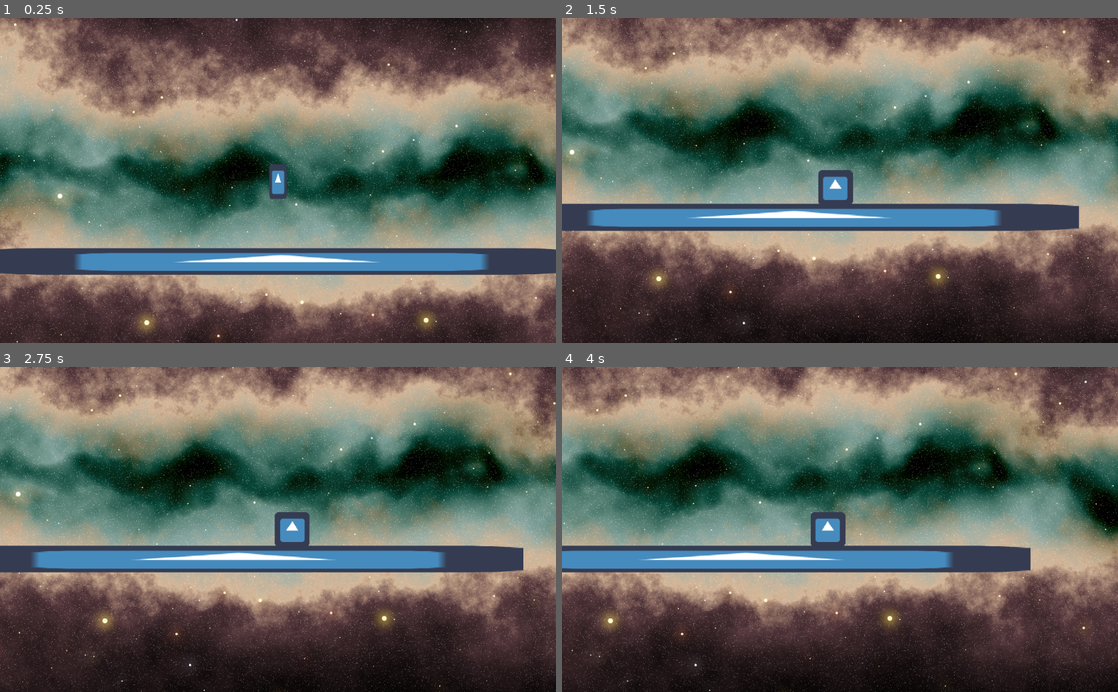
Above: before the commit, frames 1-4 (two rows, left to right).
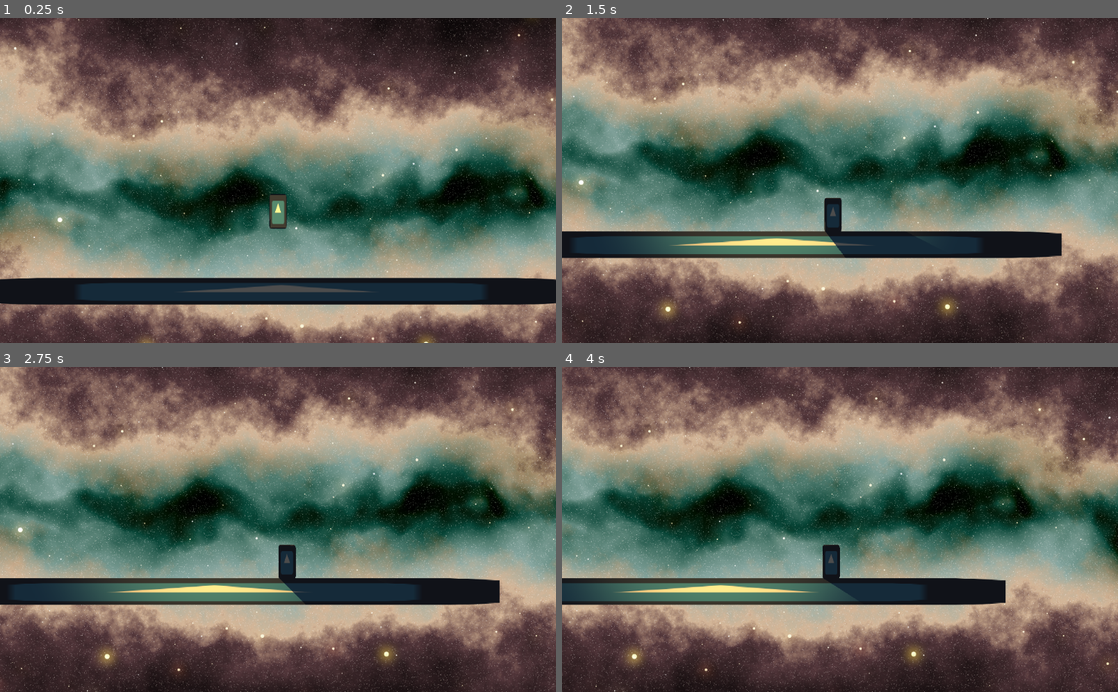
Above: after the commit, the same moments.

Repository: florian-rieder/ItsYourTurnToHide
Game: Godot game, scene res://village_day.tscn
Two runs of this game, one before a commit and one after it. Both use one fixed random seed, a clock stepped at 60 frames per second and the inputs below. The engine's default icon, where the game draws it, is replaced by a stand-in: a white triangle on a blue panel in a dark square.
Inputs:
- Up to frame 1 (0.25 s): no input
- Up to frame 2 (1.5 s): hold D (right) 0.53-1.28 s; tap E (interact) at 0.6, 1.35 s; hold A (left) from 1.28 s (still down)
- Up to frame 3 (2.75 s): release A (left) at 2.03 s; hold D (right) from 2.03 s (still down); tap E (interact) at 2.1 s
- Up to frame 4 (4 s): tap E (interact) at 2.85, 3.6 s; release D (right) at 3.53 s; hold A (left) from 3.53 s (still down)

The runs differ from the first frame. In frame 1, 80% of the frame differs, in the area x 0-100%, y 0-100%; in frame 2, 84%; in frame 3, 87%; in frame 4, 87%.

Commit message:
added basic light

Diff:
--- a/Player.gd
+++ b/Player.gd
@@ -32,7 +32,7 @@
 	# When the character’s direction changes, we want to to scale the Sprite accordingly to flip it.
 	# This will make Robi face left or right depending on the direction you move.
 	if direction.x != 0:
-		sprite.scale.x = 1 if direction.x > 0 else -1
+		scale.x = 1 if direction.x > 0 else -1
 
 func _process(delta):
 	if Input.is_action_just_pressed("interact") and _canInteract:
--- a/Player.tscn
+++ b/Player.tscn
@@ -7,6 +7,9 @@
 [sub_resource type="CapsuleShape2D" id=1]
 radius = 16.0
 height = 29.0
+
+[sub_resource type="OccluderPolygon2D" id=2]
+polygon = PoolVector2Array( -15.4404, -30.4082, 15.2523, -30.8287, 15.2523, 29.2954, -14.179, 30.1363 )
 
 [node name="Player" type="KinematicBody2D"]
 script = ExtResource( 2 )
@@ -26,6 +29,11 @@
 [node name="Camera2D" type="Camera2D" parent="."]
 current = true
 smoothing_enabled = true
+smoothing_speed = 10.0
+offset_v = -1.0
 script = ExtResource( 3 )
+
+[node name="LightOccluder2D" type="LightOccluder2D" parent="."]
+occluder = SubResource( 2 )
 [connection signal="canInteract" from="." to="." method="_on_Player_canInteract"]
 [connection signal="resetInteract" from="." to="." method="_on_Player_resetInteract"]
--- a/parallax_background.gd
+++ b/parallax_background.gd
@@ -6,6 +6,7 @@
 
 func _ready():
 	$ParallaxLayer.motion_mirroring = _background.texture.get_size()#.rotated(_background.global_rotation)
+	$ParallaxLayer.motion_scale = Vector2(0.6, 0.8)
 
 func _process(_delta):
 	var scroll = Vector2(0,3) #Some default scrolling so there's always movement.
--- a/village_day.tscn
+++ b/village_day.tscn
@@ -1,9 +1,10 @@
-[gd_scene load_steps=7 format=2]
+[gd_scene load_steps=8 format=2]
 
 [ext_resource path="res://parallax_background.gd" type="Script" id=1]
 [ext_resource path="res://assets/background1.png" type="Texture" id=2]
 [ext_resource path="res://Player.tscn" type="PackedScene" id=3]
 [ext_resource path="res://icon.png" type="Texture" id=4]
+[ext_resource path="res://assets/light.png" type="Texture" id=5]
 
 [sub_resource type="TileSet" id=2]
 
@@ -27,6 +28,7 @@
 texture = ExtResource( 2 )
 
 [node name="Player" parent="." instance=ExtResource( 3 )]
+speed = Vector2( 200, 350 )
 
 [node name="Sprite" type="Sprite" parent="."]
 position = Vector2( -2.00208, 150.169 )
@@ -38,3 +40,11 @@
 [node name="CollisionShape2D" type="CollisionShape2D" parent="Sprite/StaticBody2D"]
 scale = Vector2( 1, 1 )
 shape = SubResource( 1 )
+
+[node name="CanvasModulate" type="CanvasModulate" parent="."]
+color = Color( 0.301961, 0.301961, 0.301961, 1 )
+
+[node name="Light2D" type="Light2D" parent="."]
+texture = ExtResource( 5 )
+color = Color( 0.929412, 0.690196, 0.278431, 1 )
+shadow_enabled = true
Not shown: 1 places in Player.tscn that only renumber resources
Binary file added: assets/light.png
Not shown, added: assets/light.png.import
